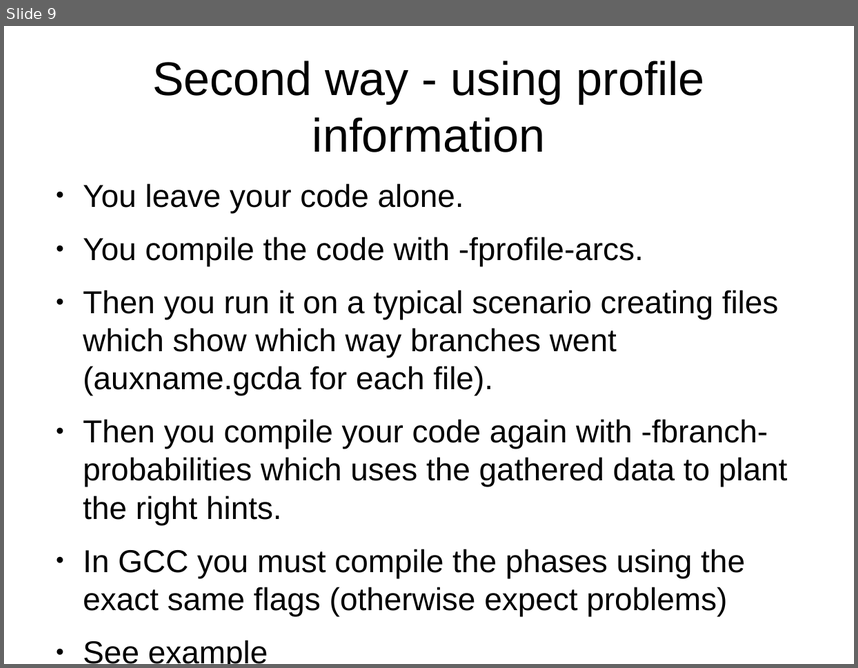
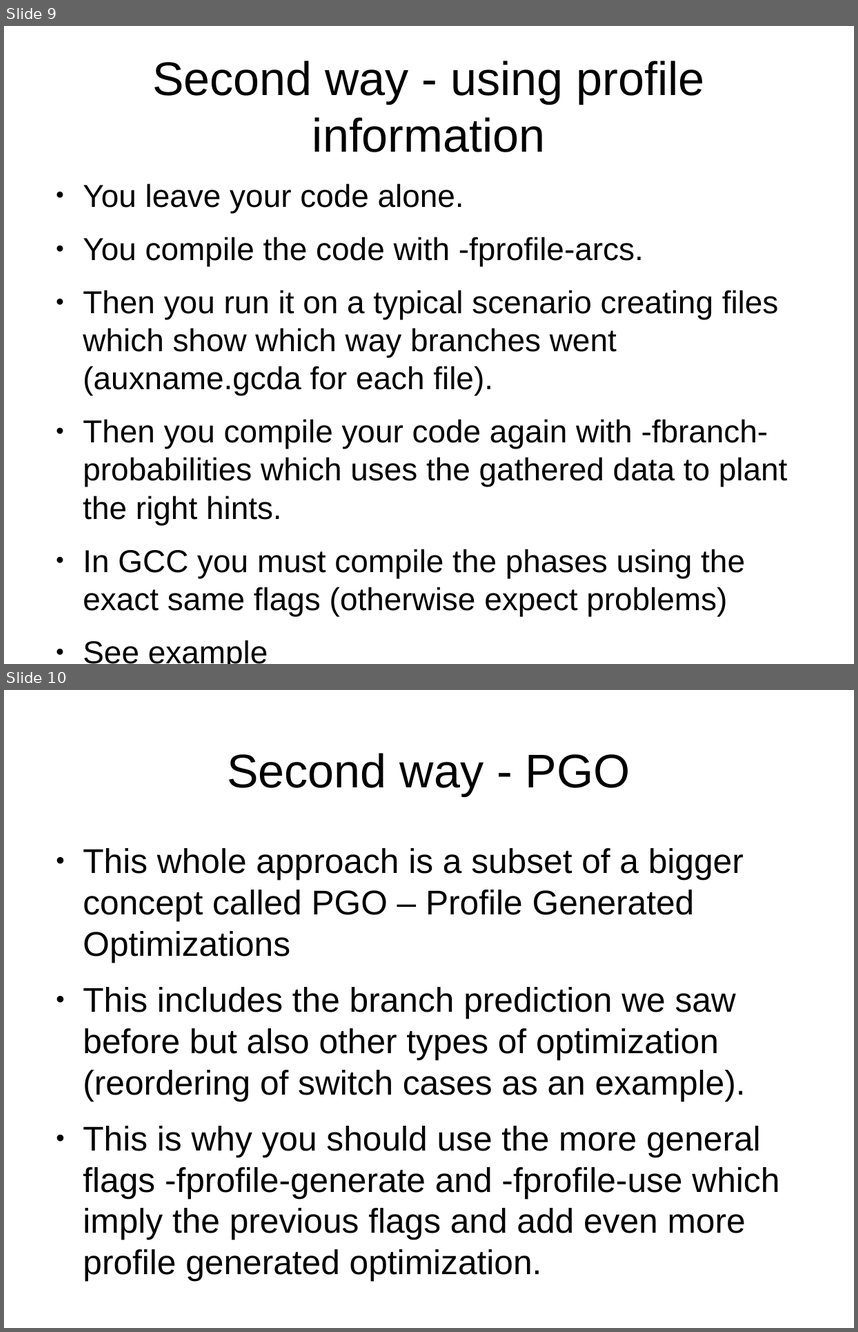
Before and after one commit to veltzer/demos, a slide deck: cpp/multi_core/gcc_opt.odp. Shown one above the other, each under a label of ours: slide 9 before the commit, slides 9 and 10 after it. The pictures are 858x668 and 858x1332 pixels, drawn with LibreOffice and Linux fonts; fonts in the diff are those of the drawing. Boxes give left, top, right and bottom in pixels: in the first picture for what was removed or moved away, otherwise in the second. Text is boxed around its words. In the diff, an @@ line names an element or a change of style, - is before the commit and + after.

```diff
--- a/cpp/multi_core/gcc_opt.odp
+++ b/cpp/multi_core/gcc_opt.odp
@@ slide 10 added at (4, 690, 854, 1328), background #FFFFFF @@
@@ title added at (227, 753, 631, 796), 44 pt, text #000000 @@
+Second way - PGO
@@ text added at (83, 848, 780, 1239), 32 pt, text #000000 @@
+● This whole approach is a subset of a bigger concept called PGO – Profile Generated Optimizations
+● This includes the branch prediction we saw before but also other types of optimization (reordering of switch cases as an example).
+● This is why you should use the more general flags -fprofile-generate and -fprofile-use which imply the previous flags and add even more profile generated optimization.
```
Also in this commit, not shown: 10 other files.
